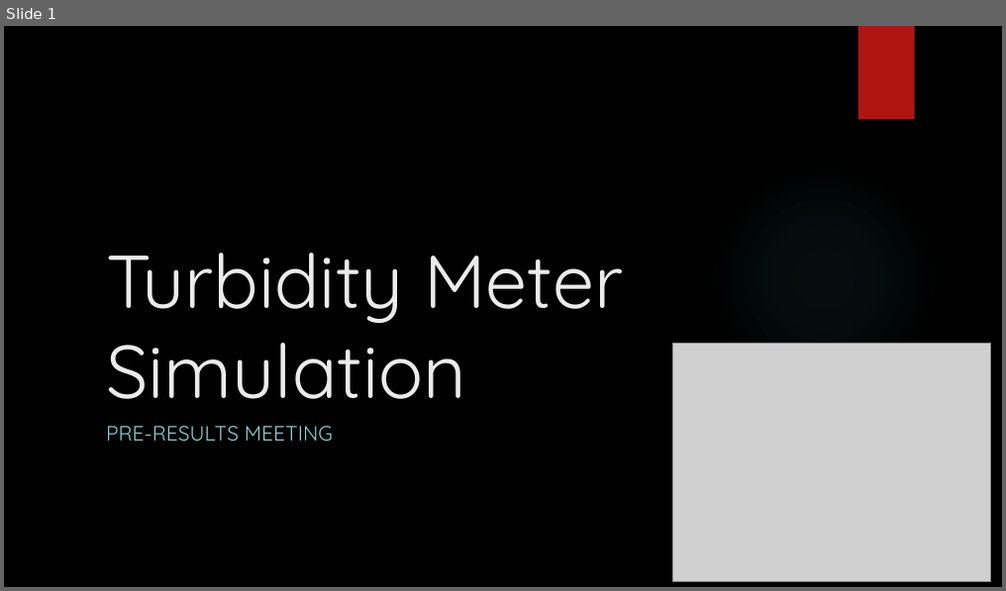
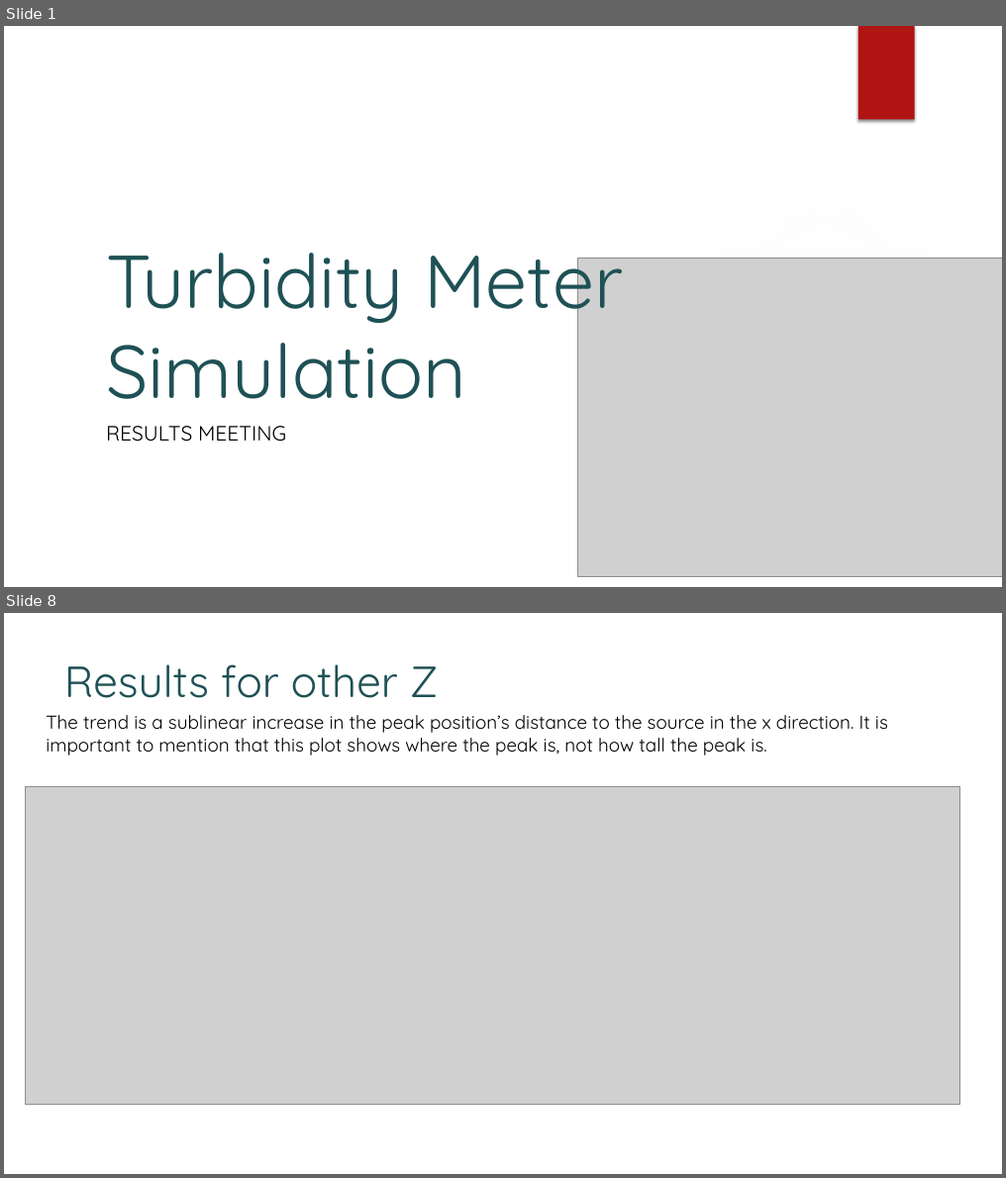
Before and after one commit to KAANVOLKAN05/GPGPU_Research, a slide deck: TurbidityMeterStudy/MonteCarloProj/Presentation for West River.pptx. Shown one above the other, each under a label of ours: slide 1 before the commit, slides 1 and 8 after it; the slides between them are not shown. The pictures are 1006x591 and 1006x1178 pixels, drawn with LibreOffice and Linux fonts; fonts in the diff are those of the drawing; grey boxes stand for pictures; background and template pictures are left out. Boxes give left, top, right and bottom in pixels: in the first picture for what was removed or moved away, otherwise in the second. Text is boxed around its words. In the diff, an @@ line names an element or a change of style, - is before the commit and + after.

```diff
--- a/TurbidityMeterStudy/MonteCarloProj/Presentation for West River.pptx
+++ b/TurbidityMeterStudy/MonteCarloProj/Presentation for West River.pptx
@@ slide 8 added at <box>4,613,1002,1174</box>, background #FFFFFF @@
@@ title added at <box>64,664,438,698</box>, 42 pt, text #1E5155 @@
+Results for other Z
@@ text added at <box>46,715,888,756</box>, 18 pt, text #000000 @@
+The trend is a sublinear increase in the peak position’s distance to the source in the x direction. It is important to mention that this plot shows where the peak is, not how tall the peak is.
@@ picture added at <box>26,786,960,1104</box> @@
@@ slide 1 changed as well @@
@@ background picture (left out) to #FFFFFF @@
@@ title "Turbidity Meter Simulation" at <box>106,253,623,399</box>: text colour #EBEBEB to #1E5155 @@
@@ ellipse at <box>709,163,939,393</box>: fill gradient #50B9C1 to gradient #F3F3F3 @@
@@ picture: place and size @@
-picture at <box>673,344,991,581</box>
+picture at <box>578,258,1002,576</box>
@@ subtitle at <box>106,426,286,442</box>: text changed; text colour #8AD0D6 to #000000 @@
-PRE-RESULTS MEETING
+RESULTS MEETING
```
Also in this commit, not shown: 24 other slides changed, 18 other slides added, 1 slide removed.
